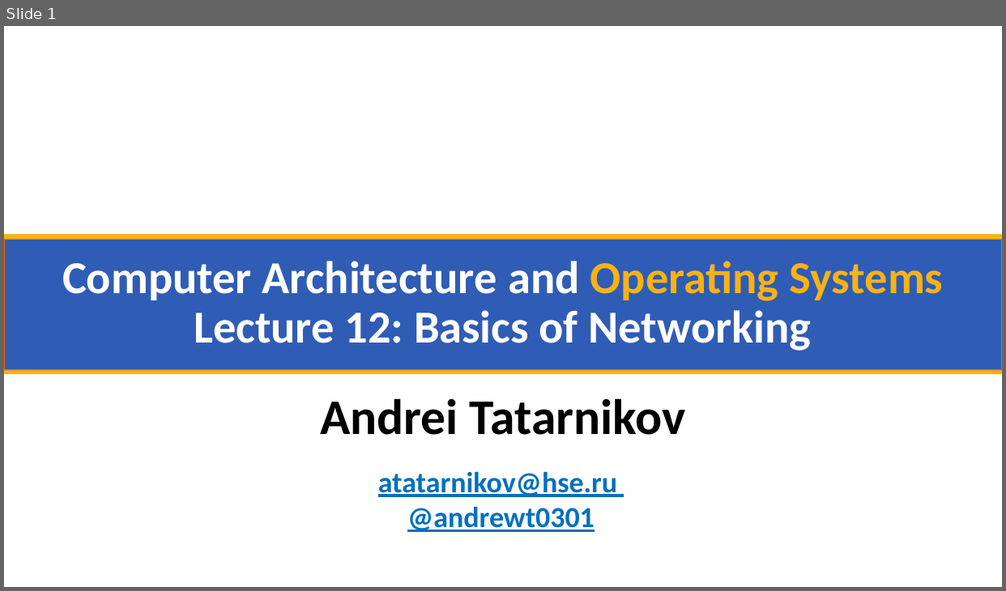
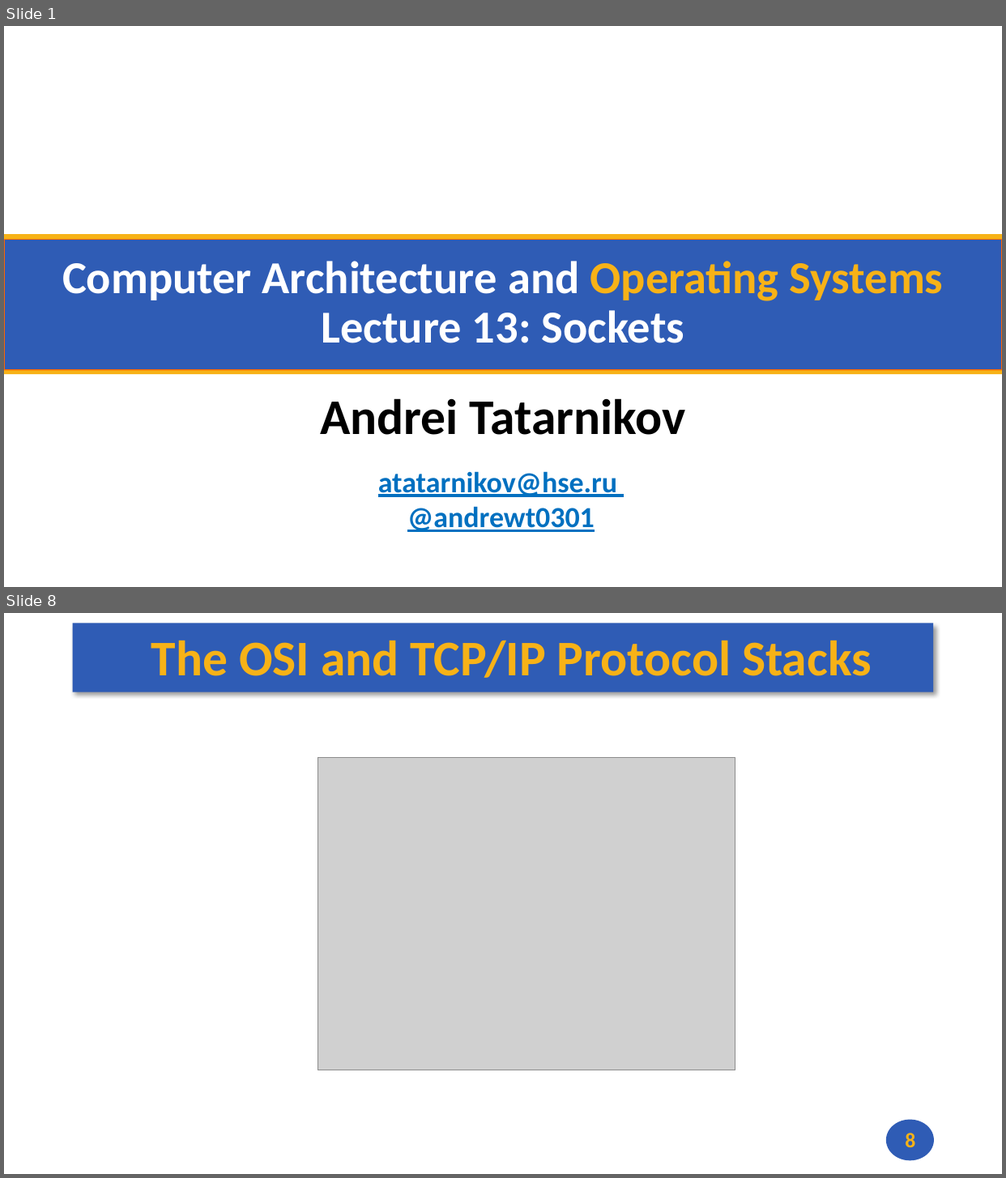
Before and after one commit to andrewt0301/hse-acos-course, a slide deck: docs/part2os/13_Sockets/OS_Lecture_13.pptx. Shown one above the other, each under a label of ours: slide 1 before the commit, slides 1 and 8 after it; the slides between them are not shown. The pictures are 1006x591 and 1006x1178 pixels, drawn with LibreOffice and Linux fonts; fonts in the diff are those of the drawing; grey boxes stand for pictures; background and template pictures are left out. Boxes give left, top, right and bottom in pixels: in the first picture for what was removed or moved away, otherwise in the second. Text is boxed around its words. In the diff, an @@ line names an element or a change of style, - is before the commit and + after.

```diff
--- a/docs/part2os/13_Sockets/OS_Lecture_13.pptx
+++ b/docs/part2os/13_Sockets/OS_Lecture_13.pptx
@@ slide 8 added at bbox=[4, 613, 1002, 1174], background #FFFFFF @@
@@ rectangle added at bbox=[73, 624, 934, 692], fill #2F5CB5 @@
@@ title added at bbox=[151, 641, 872, 678], 48 pt, text #F7B217, bold @@
+The OSI and TCP/IP Protocol Stacks
@@ picture added at bbox=[317, 757, 735, 1071] @@
@@ ellipse added at bbox=[886, 1120, 934, 1161], fill #2F5CB5 @@
@@ page number added at bbox=[905, 1133, 915, 1148], 20 pt, text #F7B217, bold @@
+8
@@ slide 1 changed as well @@
@@ title at bbox=[62, 261, 943, 344]: text changed @@
-Computer Architecture and Operating Systems
-Lecture 12: Basics of Networking
+Computer Architecture and Operating Systems
+Lecture 13: Sockets
```
Also in this commit, not shown: 25 other slides added, 30 slides removed, 2 other files.
